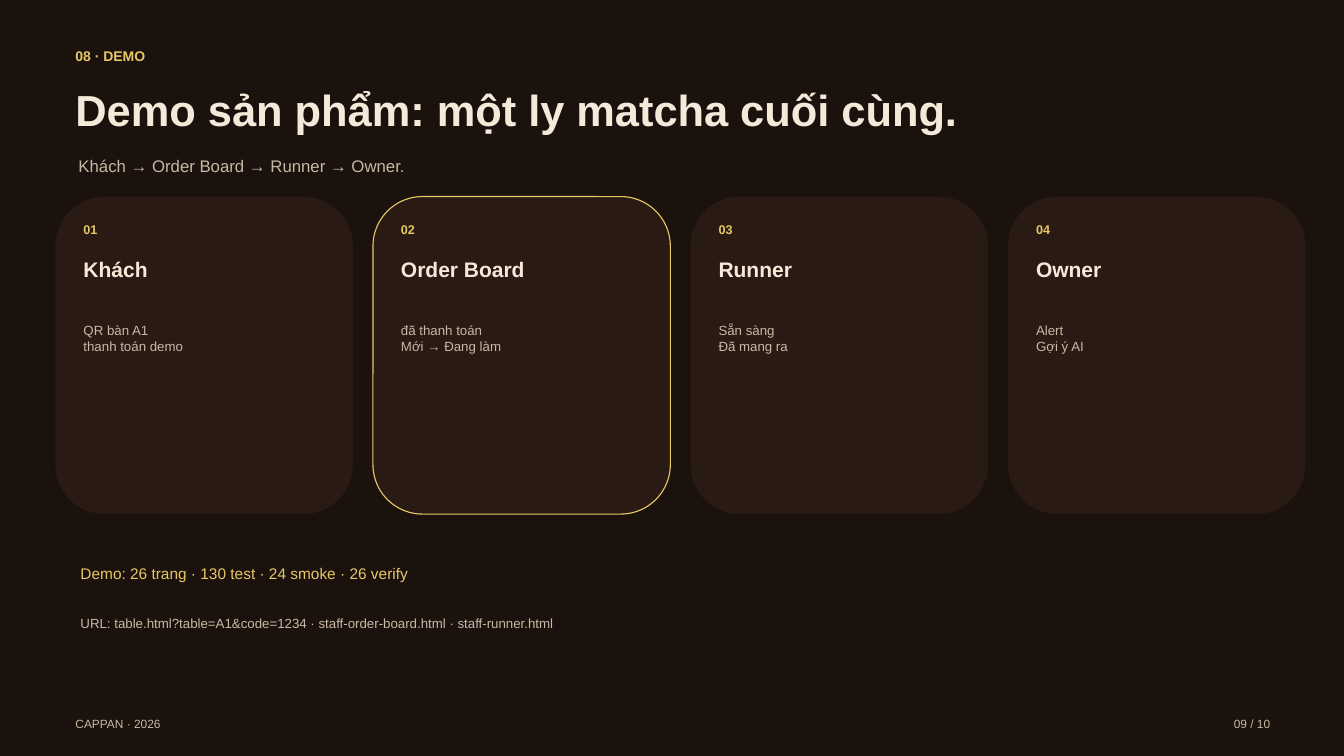
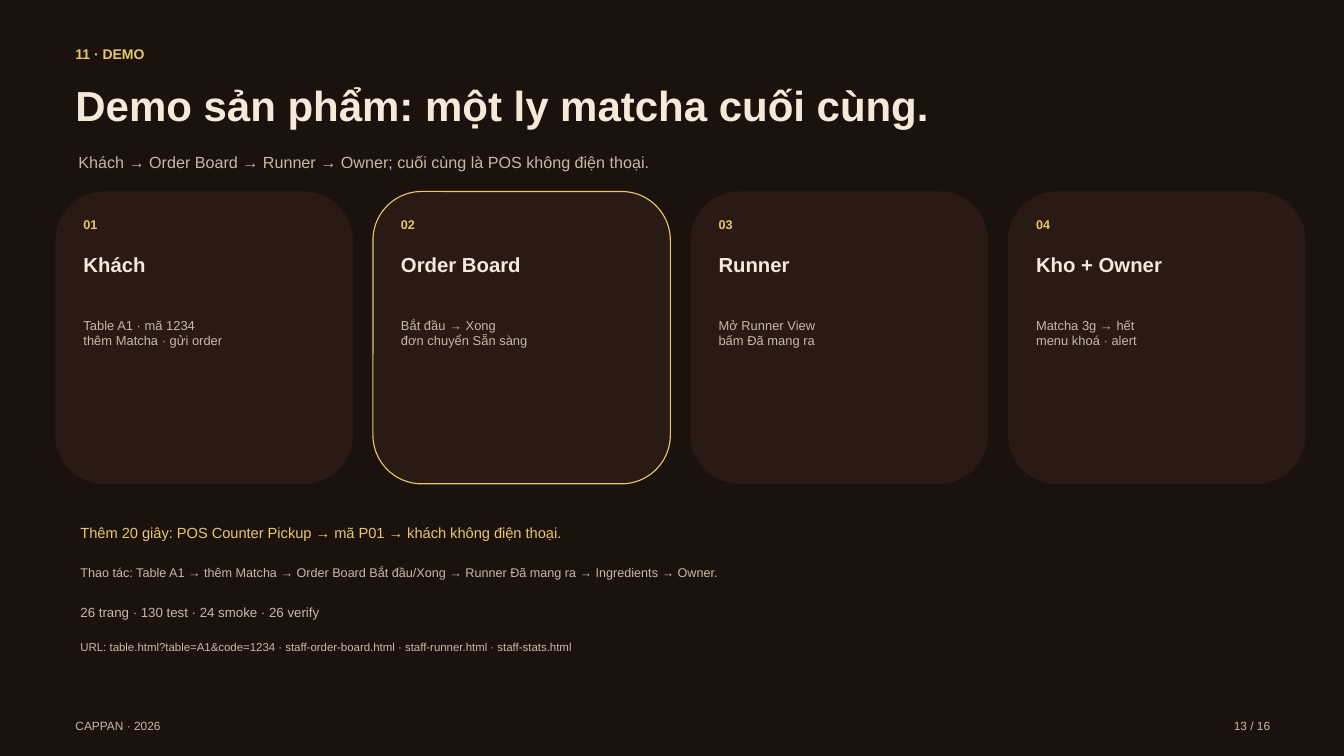
Before and after one commit to cappannguyen-0901/cappanwebdemo, a slide deck: slide 13 of cappan-slides.pptx (slide 9 before the commit). Drawn at 1344x756 pixels with LibreOffice and Linux fonts; fonts in the diff are those of the drawing. Boxes give left, top, right and bottom in pixels: in the first picture for what was removed or moved away, otherwise in the second. Text is boxed around its words. In the diff, an @@ line names an element or a change of style, - is before the commit and + after.

```diff
--- a/cappan-slides.pptx
+++ b/cappan-slides.pptx
@@ text at (x1=75, y1=49, x2=145, y2=59): text changed @@
-08 · DEMO
+11 · DEMO
@@ text "Demo sản phẩm: một ly ..." at (x1=75, y1=88, x2=929, y2=130): size 31 to 30 pt @@
@@ text at (x1=78, y1=155, x2=649, y2=172): text changed; size 12 to 11.5 pt @@
-Khách → Order Board → Runner → Owner.
+Khách → Order Board → Runner → Owner; cuối cùng là POS không điện thoại.
@@ rounded rectangle resized from (x1=55, y1=197, x2=353, y2=514) to (x1=55, y1=192, x2=353, y2=484) @@
@@ rounded rectangle resized from (x1=373, y1=197, x2=670, y2=514) to (x1=373, y1=192, x2=670, y2=484) @@
@@ rounded rectangle resized from (x1=691, y1=197, x2=988, y2=514) to (x1=691, y1=192, x2=988, y2=484) @@
@@ rounded rectangle resized from (x1=1008, y1=197, x2=1306, y2=514) to (x1=1008, y1=192, x2=1306, y2=484) @@
@@ 4 texts moved together from (x1=83, y1=225, x2=1050, y2=234) to (x1=83, y1=220, x2=1050, y2=229) @@
@@ size 15 to 14.5 pt in 3 elements at (x1=83, y1=257, x2=145, y2=272), (x1=401, y1=257, x2=521, y2=272), (x1=719, y1=258, x2=790, y2=272) @@
@@ text at (x1=1036, y1=257, x2=1162, y2=272): text changed; size 15 to 14.5 pt @@
-Owner
+Kho + Owner
@@ text removed at (x1=83, y1=325, x2=183, y2=351) @@
-QR bàn A1
-thanh toán demo
@@ text added at (x1=83, y1=320, x2=222, y2=348), 9.2 pt, text #C9B8A4 @@
+Table A1 · mã 1234
+thêm Matcha · gửi order
@@ text removed at (x1=401, y1=325, x2=501, y2=354) @@
-đã thanh toán
-Mới → Đang làm
@@ text added at (x1=401, y1=320, x2=527, y2=348), 9.2 pt, text #C9B8A4 @@
+Bắt đầu → Xong
+đơn chuyển Sẵn sàng
@@ text at (x1=719, y1=320, x2=815, y2=348): text changed; size 9.5 to 9.2 pt @@
-Sẵn sàng
-Đã mang ra
+Mở Runner View
+bấm Đã mang ra
@@ text at (x1=1036, y1=320, x2=1137, y2=345): text changed; size 9.5 to 9.2 pt @@
-Alert
-Gợi ý AI
+Matcha 3g → hết
+menu khoá · alert
@@ text added at (x1=80, y1=527, x2=562, y2=541), 10.5 pt, text #E8C766 @@
+Thêm 20 giây: POS Counter Pickup → mã P01 → khách không điện thoại.
@@ text added at (x1=80, y1=567, x2=718, y2=580), 9 pt, text #C9B8A4 @@
+Thao tác: Table A1 → thêm Matcha → Order Board Bắt đầu/Xong → Runner Đã mang ra → Ingredients → Owner.
@@ text at (x1=80, y1=607, x2=320, y2=620): text changed; size 11 to 9.5 pt; text colour #E8C766 to #C9B8A4 @@
-Demo: 26 trang · 130 test · 24 smoke · 26 verify
+26 trang · 130 test · 24 smoke · 26 verify
@@ text at (x1=80, y1=642, x2=571, y2=651): text changed; size 9.5 to 8.2 pt @@
-URL: table.html?table=A1&code=1234 · staff-order-board.html · staff-runner.html
+URL: table.html?table=A1&code=1234 · staff-order-board.html · staff-runner.html · staff-stats.html
@@ text removed at (x1=1234, y1=719, x2=1270, y2=728) @@
-09 / 10
@@ text added at (x1=1234, y1=721, x2=1270, y2=730), 8.5 pt, text #C9B8A4 @@
+13 / 16
```
Also in this commit, not shown: 8 other slides changed, 7 slides added, 1 slide removed, 7 other files.
